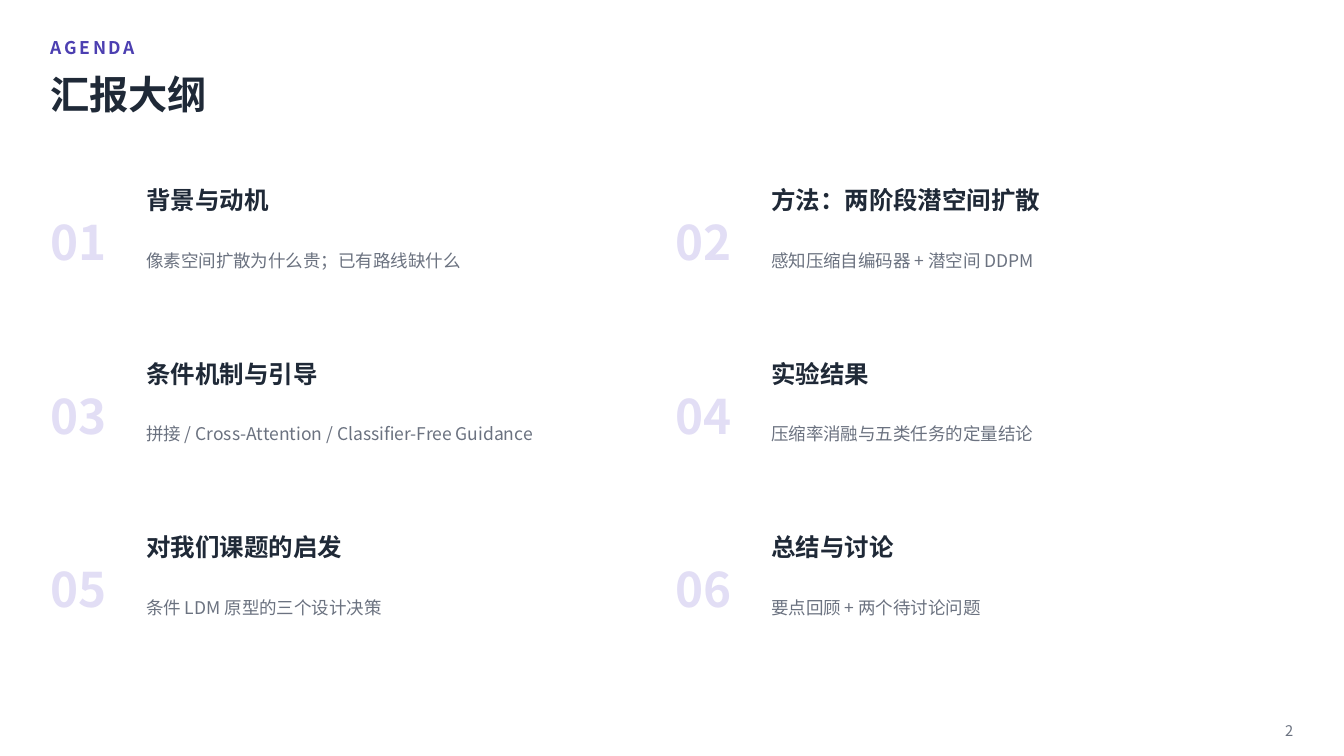
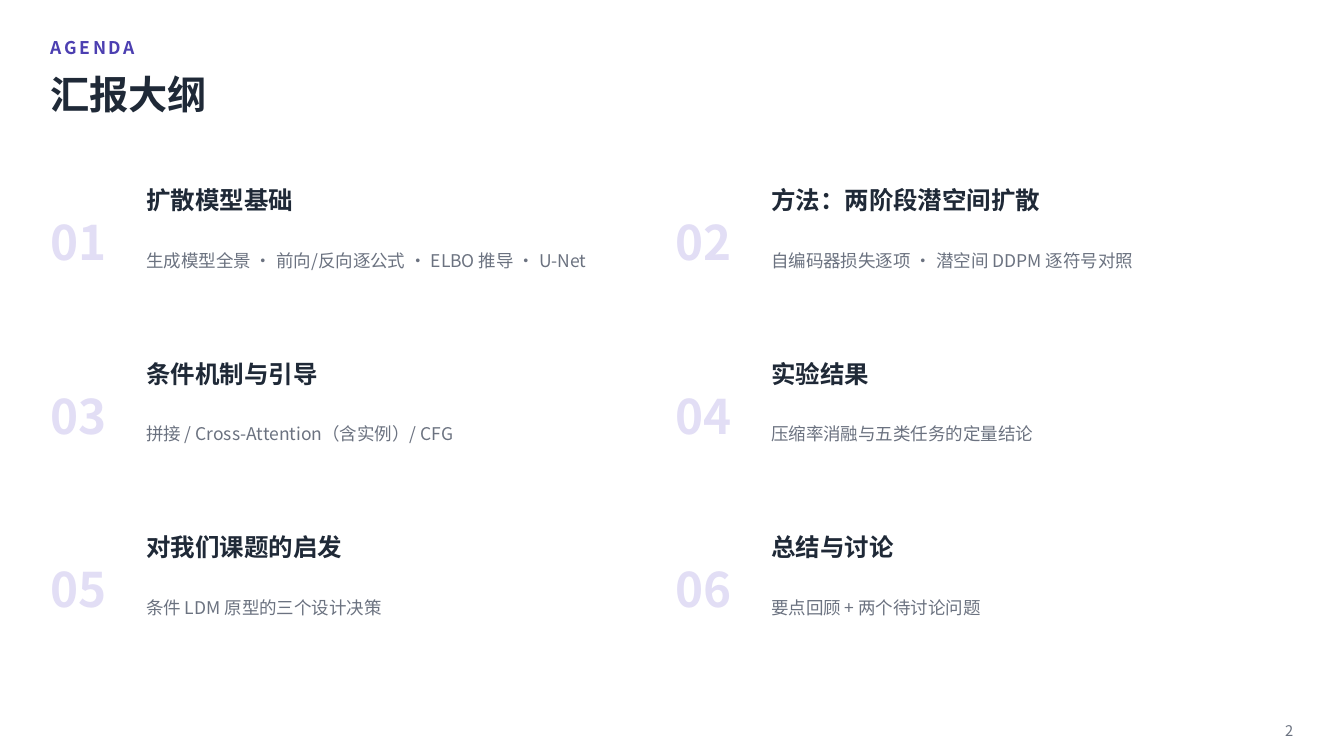
Before and after one commit to Gsheen76/My-Obsidian, a slide deck: slide 2 of 项目/学习项目/研究生阶段/多任务成像/组会汇报/LDM论文组会汇报-2026-09-20.pptx. Drawn at 1344x756 pixels with LibreOffice and Linux fonts; fonts in the diff are those of the drawing. Boxes give left, top, right and bottom in pixels: in the first picture for what was removed or moved away, otherwise in the second. Text is boxed around its words. In the diff, an @@ line names an element or a change of style, - is before the commit and + after.

```diff
--- a/项目/学习项目/研究生阶段/多任务成像/组会汇报/LDM论文组会汇报-2026-09-20.pptx
+++ b/项目/学习项目/研究生阶段/多任务成像/组会汇报/LDM论文组会汇报-2026-09-20.pptx
@@ text at box(146, 188, 293, 211): text changed @@
-背景与动机
+扩散模型基础
@@ text at box(146, 252, 586, 270): text changed @@
-像素空间扩散为什么贵；已有路线缺什么
+生成模型全景 · 前向/反向逐公式 · ELBO 推导 · U-Net
@@ text at box(771, 252, 1133, 269): text changed @@
-感知压缩自编码器 + 潜空间 DDPM
+自编码器损失逐项 · 潜空间 DDPM 逐符号对照
@@ text at box(146, 425, 454, 443): text changed @@
-拼接 / Cross-Attention / Classifier-Free Guidance
+拼接 / Cross-Attention（含实例）/ CFG
```
Also in this commit, not shown: 27 other slides changed, 16 slides added, 4 slides removed, 7 other files.
